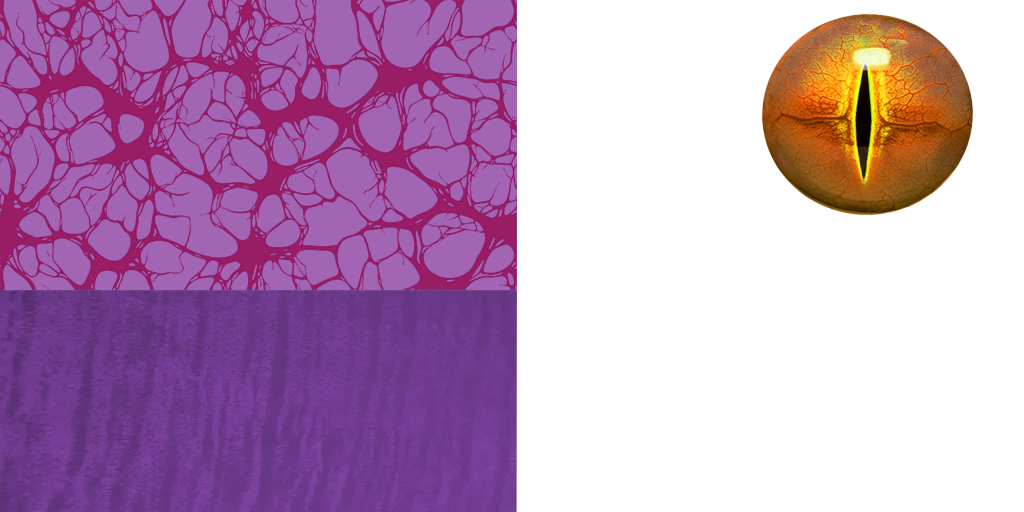
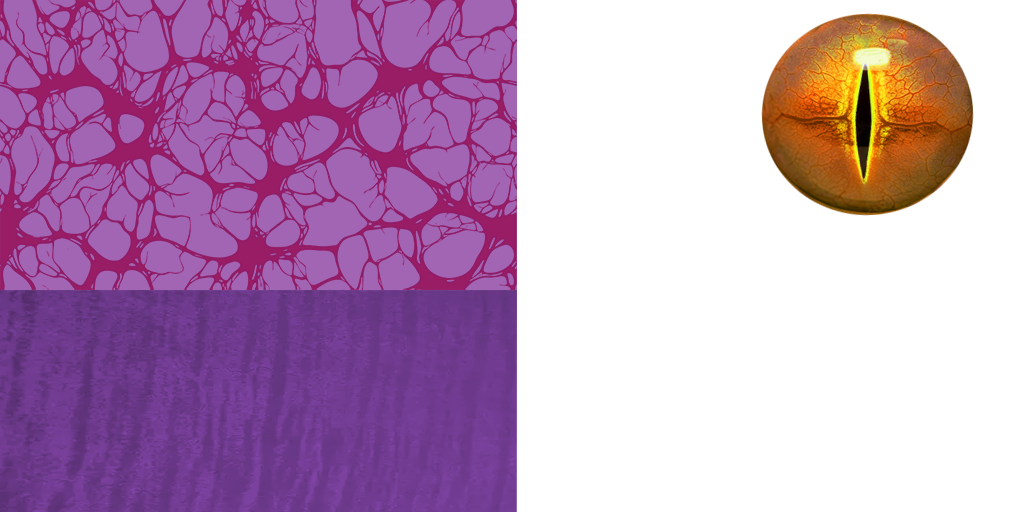
Layered file, before and after one edit (1024x512). Changes by layer:
added layer "Camada 4" over [1, 13, 974, 512]